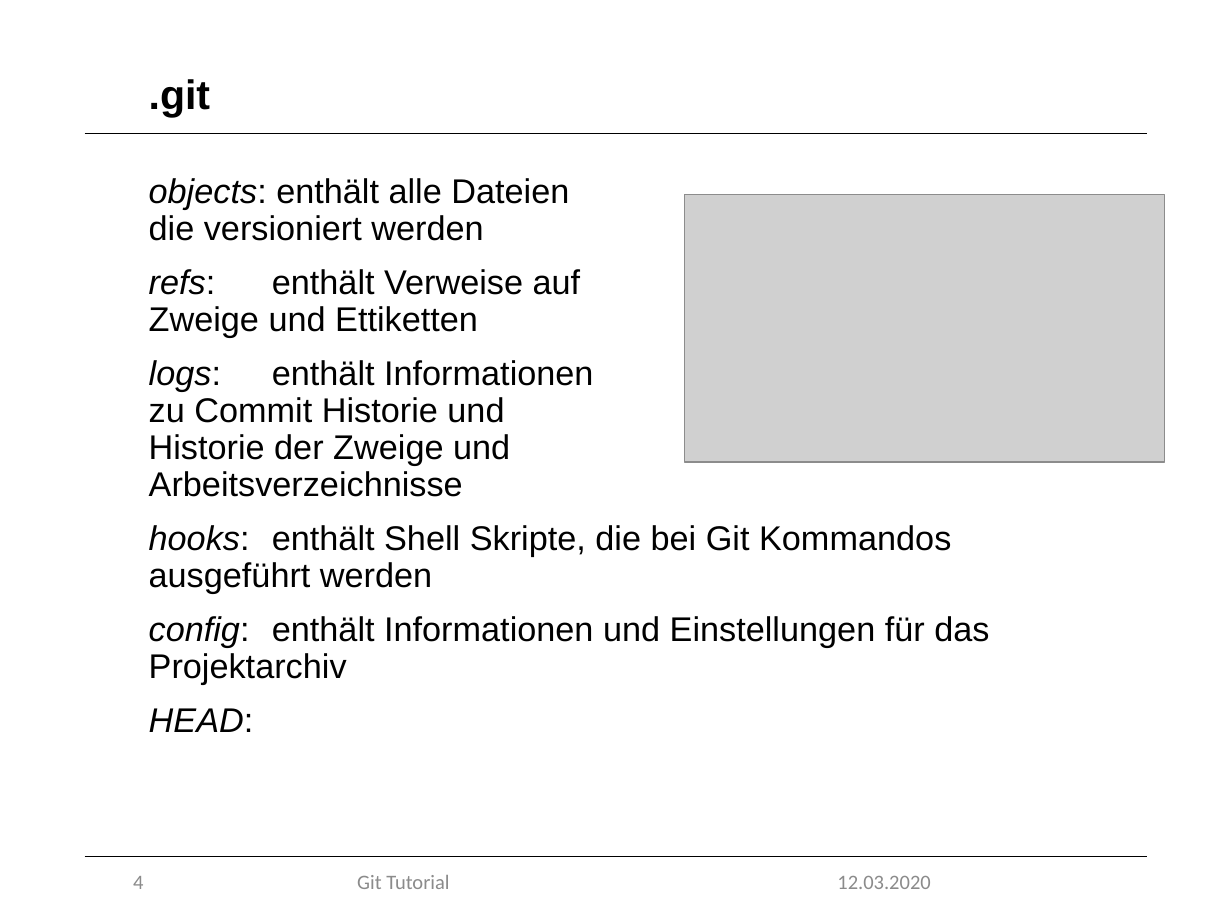
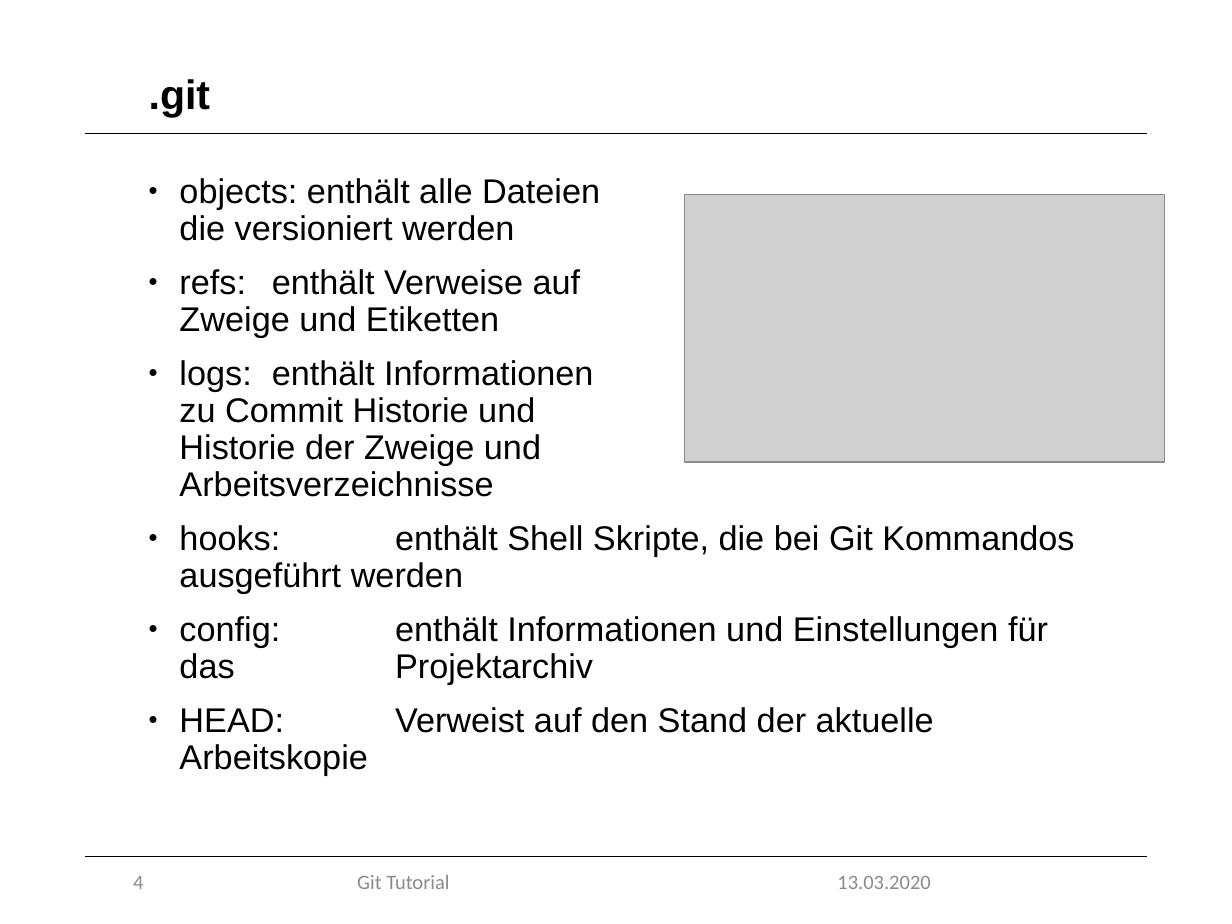
Before and after one commit to marcretzlaff/projektarbeit, a slide deck: slide 4 of Präsentation-90min/Präsentation-90min.pptx. Drawn at 1232x924 pixels with LibreOffice and Linux fonts; fonts in the diff are those of the drawing; grey boxes stand for pictures; background and template pictures are left out. Boxes give left, top, right and bottom in pixels: in the first picture for what was removed or moved away, otherwise in the second. Text is boxed around its words. In the diff, an @@ line names an element or a change of style, - is before the commit and + after.

```diff
--- a/Präsentation-90min/Präsentation-90min.pptx
+++ b/Präsentation-90min/Präsentation-90min.pptx
@@ text at [179,178,1074,679]: italic off in "objects:", "logs:", "hooks:", "config:"; bullet none to • @@
@@ text at [179,269,581,338]: text changed @@
-refs: enthält Verweise auf Zweige und Ettiketten
+• refs: enthält Verweise auf Zweige und Etiketten
@@ text at [179,707,934,776]: text changed; italic off @@
-HEAD:
+• HEAD: Verweist auf den Stand der aktuelle Arbeitskopie
@@ text at [837,876,930,889]: text changed @@
-12.03.2020
+13.03.2020
```
Also in this commit, not shown: 19 other slides changed, 9 slides added, 10 slides removed.
